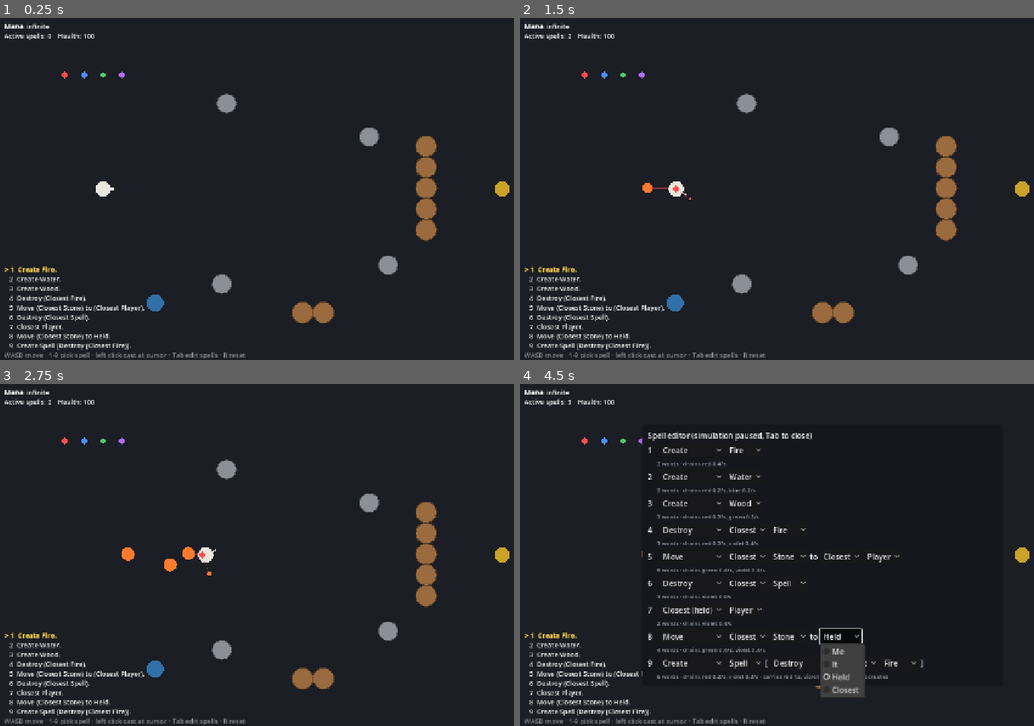
Above: before the commit, frames 1-4 (two rows, left to right).
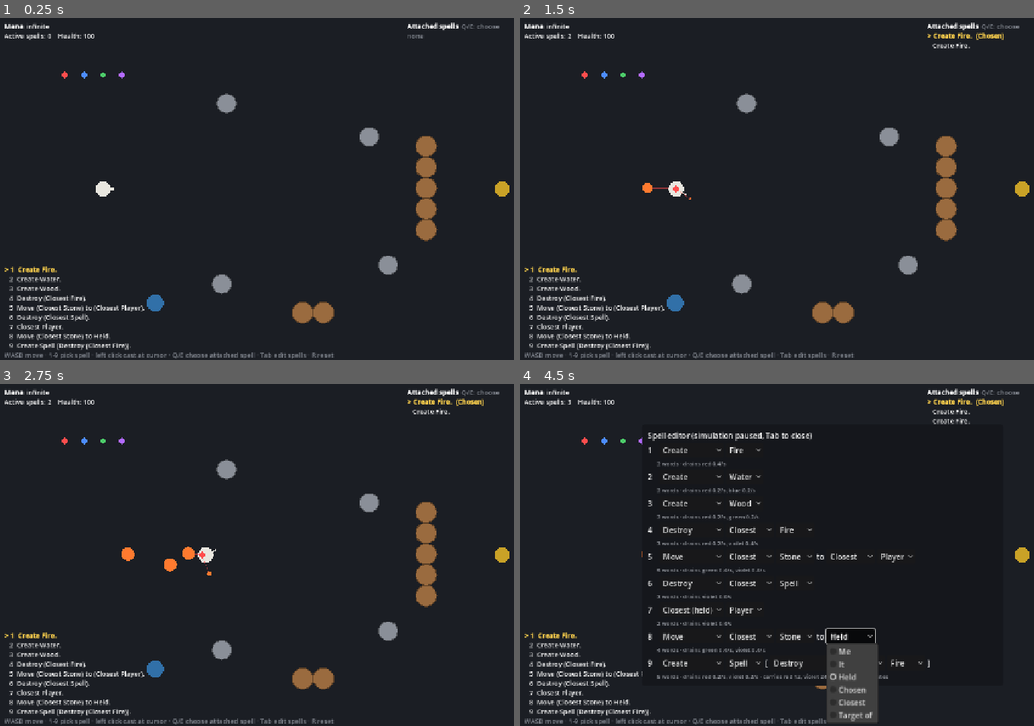
Above: after the commit, the same moments.

Repository: oscarjocque/spellcraft-prototype
Game: Godot game, scene res://scenes/main.tscn
Two runs of this game, one before a commit and one after it. Both use one fixed random seed, a clock stepped at 60 frames per second and the inputs below.
Inputs (mouse positions are in pixels of both pictures, inside the frame that each line leads up to):
- Up to frame 1 (0.25 s): no input
- Up to frame 2 (1.5 s): tap Enter at 0.5 s; move the mouse to (956, 171) at 0.52 s; hold D (move_right) 0.53-1.25 s; tap Q at 0.6 s; click (956, 171) at 0.67 s; tap E at 0.8 s; drag from (699, 206) to (792, 257) at 1.27 s
- Up to frame 3 (2.75 s): move the mouse to (364, 479) at 2.02 s; hold D (move_right) from 2.03 s (still down); tap Q at 2.1 s; tap E at 2.3 s
- Up to frame 4 (4.5 s): release D (move_right) at 2.75 s; drag from (792, 623) to (638, 503) at 2.77 s; move the mouse to (1003, 606) at 3.52 s; hold A (move_left) 3.53-4.25 s; tap Tab at 3.6 s; tap E at 3.8 s; click "Held" at 4.25 s

The runs differ from the first frame. In frame 1, 0.4% of the frame differs, in the area x 33-98%, y 1-100%; in frame 2, 0.6%; in frame 3, 0.6%; in frame 4, 2.9%.

Commit message:
Add an inventory of attached spells, Chosen and Target of
The HUD lists the spells attached to the player; Q/E choose one, and
the noun Chosen refers to it (the cast command carries its id, and the
simulation only accepts a spell in the caster's inventory).

Target of NOUN is what that spell acts on now: a selector's pick, the
object a Move or Destroy acts on, or a Create's product. It is re-checked
every tick and nests. A Move chasing another spell's target keeps going
on arrival or when blocked, as with Held.

Co-Authored-By: Claude Opus 5.5 <noreply@anthropic.com>
Claude-Session: https://claude.ai/code/session_013jfXwMwWtv4oDjb8vuFPPJ

Diff:
--- a/scripts/main.gd
+++ b/scripts/main.gd
@@ -13,6 +13,7 @@
 var selected := 0
 var _accum := 0.0
 var _pending_cast := {}
+var _chosen_id := 0  # the inventory spell picked with Q/E; 0 = always the newest
 
 
 func _ready() -> void:
@@ -29,6 +30,7 @@
 	view.sim = sim
 	_accum = 0.0
 	_pending_cast = {}
+	_chosen_id = 0
 
 
 func _process(delta: float) -> void:
@@ -38,7 +40,7 @@
 			_accum -= Simulation.DT
 			sim.step({player.controller: _command()})
 	view.alpha = _accum / Simulation.DT
-	hud.refresh(sim, player, slots, selected)
+	hud.refresh(sim, player, slots, selected, _chosen())
 
 
 func _command() -> Dictionary:
@@ -48,8 +50,30 @@
 	}
 	if not _pending_cast.is_empty():
 		cmd["cast"] = _pending_cast
+		var chosen := _chosen()
+		cmd["chosen"] = chosen.id if chosen != null else 0
 		_pending_cast = {}
 	return cmd
+
+
+## The inventory spell the noun Chosen means: the one picked with Q/E, or the
+## newest if none is picked or the picked one has ended.
+func _chosen() -> WorldObject:
+	var inventory := sim.inventory(player)
+	for o in inventory:
+		if o.id == _chosen_id:
+			return o
+	_chosen_id = 0
+	return inventory.back() if not inventory.is_empty() else null
+
+
+## Picks the previous (-1) or next (+1) spell in the inventory, wrapping.
+func _cycle_chosen(step: int) -> void:
+	var inventory := sim.inventory(player)
+	if inventory.is_empty():
+		return
+	var i := inventory.find(_chosen())
+	_chosen_id = inventory[posmod(i + step, inventory.size())].id
 
 
 func _input(event: InputEvent) -> void:
@@ -68,6 +92,10 @@
 	if event is InputEventKey and event.pressed and not event.echo:
 		if event.keycode >= KEY_1 and event.keycode < KEY_1 + slots.size():
 			selected = event.keycode - KEY_1
+		elif event.keycode == KEY_Q:
+			_cycle_chosen(-1)
+		elif event.keycode == KEY_E:
+			_cycle_chosen(1)
 		elif event.keycode == KEY_R:
 			_reset()
 	elif event is InputEventMouseButton and event.pressed and event.button_index == MOUSE_BUTTON_LEFT:
--- a/scripts/sim/simulation.gd
+++ b/scripts/sim/simulation.gd
@@ -66,6 +66,17 @@
 	_update_states()
 	_cleanup()
 	_spawn_mana()
+
+
+## Spells attached to `caster`: ones they cast that follow them and haven't
+## been taken into another spell. Oldest first.
+func inventory(caster: WorldObject) -> Array[WorldObject]:
+	var out: Array[WorldObject] = []
+	for o in objects:
+		if not o.dead and o.spell != null and o.spell.anchored and o.spell.caster == caster \
+				and o.spell.taken_by == null:
+			out.append(o)
+	return out
 
 
 ## The selector `caster` is holding (their newest one no spell has taken
@@ -96,7 +107,10 @@
 ## Validates a spell as the server would, infuses mana, and casts it. A spell
 ## that creates another spell also takes, as a reserve, all the mana that
 ## spell will need.
-func cast(caster: WorldObject, ast: Dictionary, aim: Vector2) -> WorldObject:
+##
+## `chosen` is the id of the spell chosen in the caster's inventory, for the
+## noun Chosen; it only counts if that spell really is in their inventory.
+func cast(caster: WorldObject, ast: Dictionary, aim: Vector2, chosen := 0) -> WorldObject:
 	var err := SpellGrammar.validate(ast)
 	if err != "":
 		say(err)
@@ -123,15 +137,20 @@
 
 	# Every spell a player casts is attached to them, including an incomplete
 	# one (a bare selector), which they then hold for later spells to use.
-	return start_spell(ast, caster, caster.pos, fuel, reserve, aim, true)
+	var chosen_spell: WorldObject = null
+	for o in inventory(caster):
+		if o.id == chosen:
+			chosen_spell = o
+	return start_spell(ast, caster, caster.pos, fuel, reserve, aim, true, chosen_spell)
 
 
 ## Puts a spell into the world. Its mana is already paid: by a caster's
 ## storage, or by the reserve of the spell that created it.
 func start_spell(ast: Dictionary, caster: WorldObject, pos: Vector2, fuel: Dictionary,
-		reserve: Dictionary, aim: Vector2, anchored: bool) -> WorldObject:
+		reserve: Dictionary, aim: Vector2, anchored: bool, chosen: WorldObject = null) -> WorldObject:
 	var host := spawn(Materials.make_spell_host(pos))
 	host.spell = Spell.new(ast, caster, host, fuel, reserve, anchored)
+	host.spell.chosen = chosen
 	host.spell.on_cast(self, aim)
 	return host
 
@@ -140,7 +159,7 @@
 	var move: Vector2 = cmd.get("move", Vector2.ZERO)
 	o.velocity = move.limit_length(1.0) * PLAYER_SPEED
 	if cmd.has("cast"):
-		cast(o, cmd["cast"], cmd.get("aim", o.pos))
+		cast(o, cmd["cast"], cmd.get("aim", o.pos), cmd.get("chosen", 0))
 
 
 func _integrate() -> void:
--- a/scripts/spells/spell.gd
+++ b/scripts/spells/spell.gd
@@ -29,8 +29,11 @@
 var to: WorldObject  # Move's destination, locked at cast
 var current: WorldObject  # a selector spell's pick this tick
 var taken_by: WorldObject  # for a held selector: the spell that took it in
-var _what_follows := false  # `what` is a selector this spell follows
-var _to_follows := false
+var chosen: WorldObject  # the inventory spell the noun Chosen means
+# How many times to take "the target of" `what` / `to` to get what this spell
+# acts on now: 0 = the object itself; 1 for a followed selector or Target of.
+var _what_hops := 0
+var _to_hops := 0
 
 var _drain := {}  # color -> mana per tick
 var _dir := Vector2.RIGHT  # the direction it was cast in
@@ -80,16 +83,19 @@
 				_build_step = 1.0 / (CREATE_TICKS_PER_RADIUS * _full_radius)
 				_start_object(sim)
 		"destroy":
-			what = _resolve(ast["what"], sim)
-			_what_follows = _follows(ast["what"], what)
+			var slot := _slot(ast["what"], sim)
+			what = slot[0]
+			_what_hops = slot[1]
 		"move":
-			what = _resolve(ast["what"], sim)
-			to = _resolve(ast["to"], sim)
-			_what_follows = _follows(ast["what"], what)
-			_to_follows = _follows(ast["to"], to)
+			var slot := _slot(ast["what"], sim)
+			what = slot[0]
+			_what_hops = slot[1]
+			slot = _slot(ast["to"], sim)
+			to = slot[0]
+			_to_hops = slot[1]
 		"select":
 			current = _closest(sim, ast["qualifier"])
-	caster.last_it = host if is_selector() else what
+	caster.last_it = host if is_selector() else target()
 
 
 ## Starts building the next object of a Create line, just past the last one.
@@ -111,7 +117,7 @@
 	for c in reserve:
 		inner_fuel[c] = reserve[c] - inner_reserve.get(c, 0.0)
 	reserve = {}
-	return sim.start_spell(inner, caster, pos, inner_fuel, inner_reserve, pos + _dir * 100.0, false)
+	return sim.start_spell(inner, caster, pos, inner_fuel, inner_reserve, pos + _dir * 100.0, false, chosen)
 
 
 ## Runs every tick. Returns false once the spell has ended.
@@ -149,12 +155,12 @@
 			var dest := destination()
 			if subject == null or dest == null:
 				return false
-			# A chase after a selector's pick keeps going when it arrives or is
-			# blocked (it slides around what blocks it); other moves are done.
+			# A chase after another spell's target keeps going when it arrives or
+			# is blocked (it slides around what blocks it); other moves are done.
 			if subject.blocked:
-				return _to_follows
+				return _to_hops > 0
 			if subject.pos.distance_to(dest.pos) - subject.radius - dest.radius <= 2.0:
-				return _to_follows
+				return _to_hops > 0
 			subject.velocity = subject.pos.direction_to(dest.pos) * MOVE_SPEED
 			return true
 		"select":
@@ -163,28 +169,40 @@
 	return false
 
 
-## What the spell acts on right now, or null if that is gone.
+## What the spell acts on right now, or null if that is gone: a selector's
+## pick, the object a Destroy or Move acts on, or a Create's product (the
+## newest object in its line, or the spell it created).
 func target() -> WorldObject:
-	return current if is_selector() else _live(what, _what_follows)
+	return current if is_selector() else _live(what, _what_hops)
 
 
 func destination() -> WorldObject:
-	return _live(to, _to_follows)
-
-
-## A followed selector stands for whatever it picks now, so destroying the
-## selector cuts off every spell that follows it.
-static func _live(o: WorldObject, follows: bool) -> WorldObject:
-	if follows and o != null and not o.dead:
-		o = o.spell.current
+	return _live(to, _to_hops)
+
+
+## Follows "the target of" `hops` times from `o`. Spells only refer to older
+## spells, so the chain always ends. Destroying a spell in it cuts off every
+## spell that goes through it.
+static func _live(o: WorldObject, hops: int) -> WorldObject:
+	for i in hops:
+		if o == null or o.dead or o.spell == null:
+			return null
+		o = o.spell.target()
 	if o == null or o.dead:
 		return null
 	return o
 
 
-## Held, or "It" naming a selector spell, means: follow whatever it picks now.
-static func _follows(noun: Dictionary, o: WorldObject) -> bool:
-	return noun.get("ref", "") in ["it", "held"] and o != null and o.spell != null and o.spell.is_selector()
+## Locks a noun at cast: [object, hops]. Target of adds a hop; Held, or "It"
+## naming a selector spell, means following whatever that selector picks now.
+func _slot(noun: Dictionary, sim: Simulation) -> Array:
+	if noun.has("target_of"):
+		var inner := _slot(noun["target_of"], sim)
+		return [inner[0], inner[1] + 1]
+	var o := _resolve(noun, sim)
+	var follows: bool = noun.get("ref", "") in ["it", "held"] and o != null and o.spell != null \
+			and o.spell.is_selector()
+	return [o, 1 if follows else 0]
 
 
 func _resolve(noun: Dictionary, sim: Simulation) -> WorldObject:
@@ -197,6 +215,8 @@
 				if held != null:
 					held.spell.taken_by = host  # it now belongs to this spell
 				return held
+			"chosen":
+				return chosen if chosen != host else null
 		return caster.last_it
 	return _closest(sim, noun["closest"])
 
--- a/scripts/spells/spell_grammar.gd
+++ b/scripts/spells/spell_grammar.gd
@@ -9,10 +9,14 @@
 ##   {"verb": "move", "what": NOUN, "to": NOUN}
 ##   {"verb": "select", "qualifier": "player"}   # a Closest selector on its own
 ##
-## NOUN is {"ref": "me"}, {"ref": "it"}, {"ref": "held"} or {"closest": QUALIFIER}.
+## NOUN is {"ref": "me"}, {"ref": "it"}, {"ref": "held"}, {"ref": "chosen"},
+## {"closest": QUALIFIER} or {"target_of": NOUN}.
 ## Held is the selector the caster is holding; the spell takes it over. An
 ## inline Closest chooses once, when the spell is cast; a held one keeps
 ## choosing, and the spell follows whatever it picks now.
+## Chosen is the spell the caster has chosen in their inventory of attached
+## spells. Target of a spell is what that spell acts on right now (a Create's
+## product, a selector's pick), re-checked every tick.
 ## Every block is one word and costs mana of one color. A created spell pays
 ## its own drain: the spell creating it must carry that mana as a reserve
 ## (see `payload`).
@@ -20,7 +24,7 @@
 const VERBS := ["create", "destroy", "move", "select"]
 const MATERIALS := ["fire", "water", "wood", "stone"]
 const QUALIFIERS := ["fire", "water", "wood", "stone", "spell", "player", "mana"]
-const REFS := ["me", "it", "held"]
+const REFS := ["me", "it", "held", "chosen"]
 const COLORS := ["red", "blue", "green", "violet"]
 const CREATED_SPELL_SECONDS := 60.0  # how long a created spell's mana must last
 
@@ -30,7 +34,7 @@
 	"water": "blue", "mana": "blue",
 	"move": "green", "stone": "green", "wood": "green",
 	"destroy": "violet", "closest": "violet", "spell": "violet", "player": "violet",
-	"me": "violet", "it": "violet", "held": "violet",
+	"me": "violet", "it": "violet", "held": "violet", "chosen": "violet", "target_of": "violet",
 }
 
 ## Mana per second each block drains while its spell is active.
@@ -69,6 +73,9 @@
 static func _noun_blocks(noun: Dictionary, out: Array[String]) -> void:
 	if noun.has("ref"):
 		out.append(noun["ref"])
+	elif noun.has("target_of"):
+		out.append("target_of")
+		_noun_blocks(noun["target_of"], out)
 	else:
 		out.append("closest")
 		out.append(noun["closest"])
@@ -136,6 +143,8 @@
 		return false
 	if noun.has("ref"):
 		return noun["ref"] in REFS
+	if noun.has("target_of"):
+		return _valid_noun(noun["target_of"])
 	return noun.get("closest", "") in QUALIFIERS
 
 
@@ -162,4 +171,6 @@
 static func _noun_text(noun: Dictionary) -> String:
 	if noun.has("ref"):
 		return noun["ref"].capitalize()
+	if noun.has("target_of"):
+		return "(Target of %s)" % _noun_text(noun["target_of"])
 	return "(Closest %s)" % noun["closest"].capitalize()
--- a/scripts/ui/hud.gd
+++ b/scripts/ui/hud.gd
@@ -4,14 +4,17 @@
 
 var _top: RichTextLabel
 var _bottom: RichTextLabel
+var _inventory: RichTextLabel
 
 
 func _ready() -> void:
 	_top = _make_label(Vector2(12, 8))
 	_bottom = _make_label(Vector2(12, 520))
+	_inventory = _make_label(Vector2(860, 8))
+	_inventory.size.x = 410
 
 
-func refresh(sim: Simulation, player: WorldObject, slots: Array, selected: int) -> void:
+func refresh(sim: Simulation, player: WorldObject, slots: Array, selected: int, chosen: WorldObject) -> void:
 	var mana := "[b]Mana[/b]  "
 	if player.has_tag("infinite_mana"):
 		mana += "infinite"
@@ -32,8 +35,17 @@
 		text += ("[b][color=#ffd34d]> %s[/color][/b]" % line if i == selected else "   " + line) + "\n"
 	for m in sim.messages:
 		text += "[color=#ff8a8a]%s[/color]\n" % m
-	text += "[color=#8a8f98]WASD move · 1-9 pick spell · left click cast at cursor · Tab edit spells · R reset[/color]"
+	text += "[color=#8a8f98]WASD move · 1-9 pick spell · left click cast at cursor · Q/E choose attached spell · Tab edit spells · R reset[/color]"
 	_bottom.text = text
+
+	var inv := "[b]Attached spells[/b]  [color=#8a8f98]Q/E: choose[/color]\n"
+	var attached := sim.inventory(player)
+	if attached.is_empty():
+		inv += "[color=#8a8f98]none[/color]"
+	for o in attached:
+		var line := SpellGrammar.to_text(o.spell.ast)
+		inv += ("[b][color=#ffd34d]> %s  (Chosen)[/color][/b]" % line if o == chosen else "   " + line) + "\n"
+	_inventory.text = inv
 
 
 func _make_label(pos: Vector2) -> RichTextLabel:
--- a/scripts/ui/spell_editor.gd
+++ b/scripts/ui/spell_editor.gd
@@ -117,21 +117,28 @@
 		row.add_child(_text("]"))
 
 
-## A noun slot: Me, It, Held, or Closest followed by a qualifier.
+## A noun slot: Me, It, Held, Chosen, Closest followed by a qualifier, or
+## Target of followed by another noun.
 func _add_noun(row: HBoxContainer, noun: Dictionary, refresh: Callable) -> void:
-	var kinds := ["Me", "It", "Held", "Closest"]
-	var current := 3 if noun.has("closest") else SpellGrammar.REFS.find(noun["ref"])
+	var kinds := ["Me", "It", "Held", "Chosen", "Closest", "Target of"]
+	var refs := SpellGrammar.REFS.size()
+	var current := refs if noun.has("closest") else refs + 1 if noun.has("target_of") \
+			else SpellGrammar.REFS.find(noun["ref"])
 	var kind := _picker(kinds, current)
 	kind.item_selected.connect(func(idx: int) -> void:
 		noun.clear()
-		if idx == 3:
+		if idx == refs:
 			noun["closest"] = "fire"
+		elif idx == refs + 1:
+			noun["target_of"] = {"ref": "chosen"}
 		else:
 			noun["ref"] = SpellGrammar.REFS[idx]
 		refresh.call())
 	row.add_child(kind)
 	if noun.has("closest"):
 		row.add_child(_word_picker(SpellGrammar.QUALIFIERS, noun, "closest", refresh))
+	elif noun.has("target_of"):
+		_add_noun(row, noun["target_of"], refresh)
 
 
 func _word_picker(words: Array, target: Dictionary, key: String, refresh: Callable) -> OptionButton:
--- a/tests/test_spells.gd
+++ b/tests/test_spells.gd
@@ -14,6 +14,8 @@
 		"test_payload", "test_create_spell_pays_from_reserve", "test_nested_create_spell",
 		"test_create_spell_needs_its_payload", "test_created_spell_stays_put",
 		"test_spell_absorbs_mana", "test_invalid_created_spell", "test_infinite_mana",
+		"test_inventory", "test_chosen_noun", "test_target_of_selector", "test_target_of_move",
+		"test_target_of_create", "test_target_of_nests", "test_target_of_non_spell",
 		"test_create_sustains_its_objects", "test_create_keeps_creating", "test_spells_last_longer",
 	]:
 		call(t)
@@ -391,6 +393,125 @@
 	check(host.dead, "...and ends when its mana runs out, at 25 s")
 
 
+const DESTROY_CHOSEN := {"verb": "destroy", "what": {"ref": "chosen"}}
+
+
+func spell_world() -> Array:
+	var w := world()
+	w[1].tags["infinite_mana"] = true
+	return w
+
+
+func test_inventory() -> void:
+	var w := spell_world()
+	var sim: Simulation = w[0]
+	var p: WorldObject = w[1]
+	var selector := sim.cast(p, {"verb": "select", "qualifier": "player"}, Vector2.ZERO)
+	var fire := sim.cast(p, {"verb": "create", "what": {"material": "fire"}}, Vector2(400, 360))
+	var warden := sim.cast(p, FIRE_WARDEN, Vector2(400, 360))
+	var created: WorldObject = warden.spell.what
+	check(sim.inventory(p) == [selector, fire, warden], "Inventory lists the spells attached to the caster, oldest first")
+	check(not created in sim.inventory(p), "A spell created by a spell isn't attached, so isn't in the inventory")
+	sim.cast(p, {"verb": "move", "what": {"closest": "stone"}, "to": {"ref": "held"}}, Vector2.ZERO)
+	check(not selector in sim.inventory(p), "A selector taken with Held leaves the inventory")
+
+
+func test_chosen_noun() -> void:
+	var w := spell_world()
+	var sim: Simulation = w[0]
+	var p: WorldObject = w[1]
+	var selector := sim.cast(p, {"verb": "select", "qualifier": "player"}, Vector2.ZERO)
+	var fire := sim.cast(p, {"verb": "create", "what": {"material": "fire"}}, Vector2(400, 360))
+	sim.cast(p, DESTROY_CHOSEN, Vector2.ZERO, selector.id)
+	run(sim, 4)
+	check(selector.dead and not fire.dead, "Destroy Chosen destroys the chosen spell, and only it")
+	check(SpellGrammar.to_text(DESTROY_CHOSEN) == "Destroy Chosen.", "Chosen reads as a noun")
+
+	var dummy := sim.spawn(Materials.make_player(Vector2(900, 360)))
+	var stray := sim.cast(p, DESTROY_CHOSEN, Vector2.ZERO, dummy.id)
+	run(sim, 1)
+	check(stray.dead and dummy.health == dummy.max_health, "Chosen only accepts a spell in the caster's inventory")
+	var nothing := sim.cast(p, DESTROY_CHOSEN, Vector2.ZERO)
+	run(sim, 1)
+	check(nothing.dead, "With nothing chosen, Chosen points at nothing and the spell ends")
+
+
+func test_target_of_selector() -> void:
+	var w := spell_world()
+	var sim: Simulation = w[0]
+	var p: WorldObject = w[1]
+	var stone := sim.spawn(Materials.make("stone", Vector2(500, 360)))
+	var a := sim.spawn(Materials.make_player(Vector2(900, 150)))
+	var b := sim.spawn(Materials.make_player(Vector2(900, 650)))
+	var selector := sim.cast(p, {"verb": "select", "qualifier": "player"}, Vector2.ZERO)
+	var ast := {"verb": "move", "what": {"closest": "stone"}, "to": {"target_of": {"ref": "chosen"}}}
+	check(SpellGrammar.to_text(ast) == "Move (Closest Stone) to (Target of Chosen).", "Target of reads as a noun")
+	var mover := sim.cast(p, ast, Vector2.ZERO, selector.id)
+	run(sim, 4)
+	check(mover.spell.destination() == a and heading(stone).dot(stone.pos.direction_to(a.pos)) > 0.95,
+		"Target of a selector is its pick")
+	p.pos = Vector2(200, 650)
+	run(sim, 2)
+	check(mover.spell.destination() == b, "Target of is re-checked every tick")
+	check(selector in sim.inventory(p), "Target of only looks; the selector stays in the inventory")
+
+
+func test_target_of_move() -> void:
+	var w := spell_world()
+	var sim: Simulation = w[0]
+	var p: WorldObject = w[1]
+	var stone := sim.spawn(Materials.make("stone", Vector2(700, 360)))
+	var pull := sim.cast(p, {"verb": "move", "what": {"closest": "stone"}, "to": {"ref": "me"}}, Vector2.ZERO)
+	sim.cast(p, {"verb": "destroy", "what": {"target_of": {"ref": "chosen"}}}, Vector2.ZERO, pull.id)
+	run(sim, 2 * Simulation.TICK_RATE)
+	check(stone.dead, "Target of a Move is the object it moves")
+
+
+func test_target_of_create() -> void:
+	var w := spell_world()
+	var sim: Simulation = w[0]
+	var p: WorldObject = w[1]
+	var stone := sim.spawn(Materials.make("stone", Vector2(700, 600)))
+	var maker := sim.cast(p, {"verb": "create", "what": {"material": "wood"}}, Vector2(400, 360))
+	var first: WorldObject = maker.spell.created[0]
+	var ast := {"verb": "move", "what": {"closest": "stone"}, "to": {"target_of": {"ref": "chosen"}}}
+	var mover := sim.cast(p, ast, Vector2.ZERO, maker.id)
+	check(mover.spell.destination() == first, "Target of a Create is its product")
+	run(sim, 3 * Simulation.TICK_RATE)
+	check(maker.spell.created.size() > 1 and mover.spell.destination() == maker.spell.created.back(),
+		"...its newest product, as it keeps creating")
+	var warden := sim.cast(p, FIRE_WARDEN, Vector2(400, 360))
+	var look := sim.cast(p, {"verb": "destroy", "what": {"target_of": {"ref": "chosen"}}}, Vector2.ZERO, warden.id)
+	var made: WorldObject = warden.spell.what
+	check(made.spell != null and look.spell.target() == made, "Target of a Create Spell is the spell it made")
+
+
+func test_target_of_nests() -> void:
+	var w := spell_world()
+	var sim: Simulation = w[0]
+	var p: WorldObject = w[1]
+	var dummy := sim.spawn(Materials.make_player(Vector2(900, 360)))
+	var selector := sim.cast(p, {"verb": "select", "qualifier": "player"}, Vector2.ZERO)
+	var aimer := sim.cast(p, {"verb": "destroy", "what": {"ref": "held"}}, Vector2.ZERO)
+	check(aimer.spell.target() == dummy, "Held follows the selector's pick")
+	var ast := {"verb": "destroy", "what": {"target_of": {"target_of": {"ref": "chosen"}}}}
+	check(SpellGrammar.validate(ast) == "", "Target of nests")
+	var outer := sim.cast(p, ast, Vector2.ZERO, aimer.id)
+	check(outer.spell.target() == null, "Target of (Target of a Destroy) is the target's own target: none here")
+	var via_selector := sim.cast(p, {"verb": "destroy", "what": {"target_of": {"ref": "chosen"}}}, Vector2.ZERO, aimer.id)
+	check(via_selector.spell.target() == dummy, "Target of a spell following a selector is that selector's pick")
+
+
+func test_target_of_non_spell() -> void:
+	var w := spell_world()
+	var sim: Simulation = w[0]
+	var p: WorldObject = w[1]
+	sim.spawn(Materials.make("fire", Vector2(500, 360)))
+	var host := sim.cast(p, {"verb": "destroy", "what": {"target_of": {"closest": "fire"}}}, Vector2.ZERO)
+	run(sim, 1)
+	check(host.dead and count(sim, "fire") == 1, "Target of something that isn't a spell is nothing")
+
+
 func test_deterministic() -> void:
 	check(_replay() == _replay(), "Same inputs give the same world")
 
Not shown, changed: README.md
